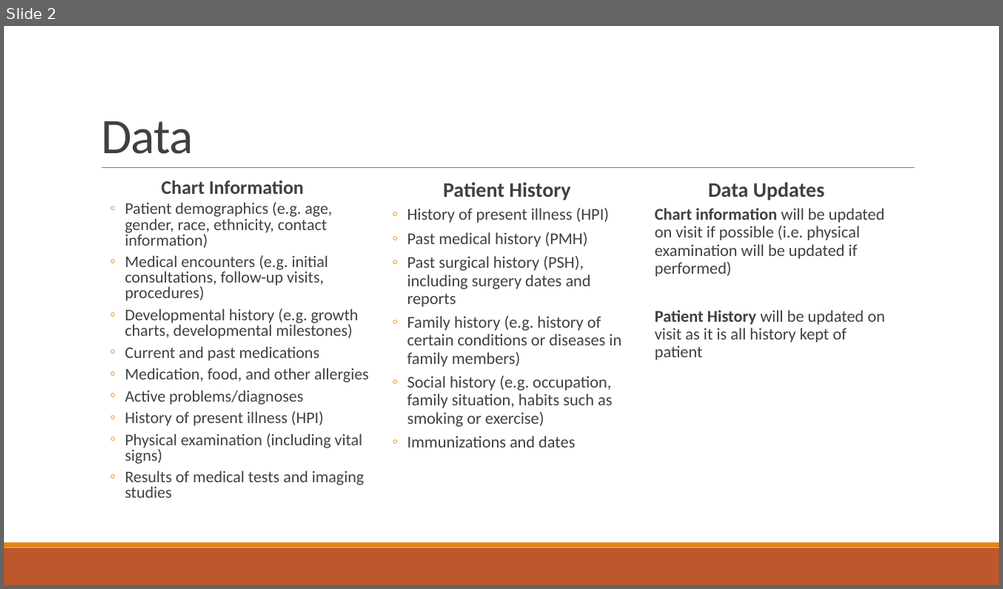
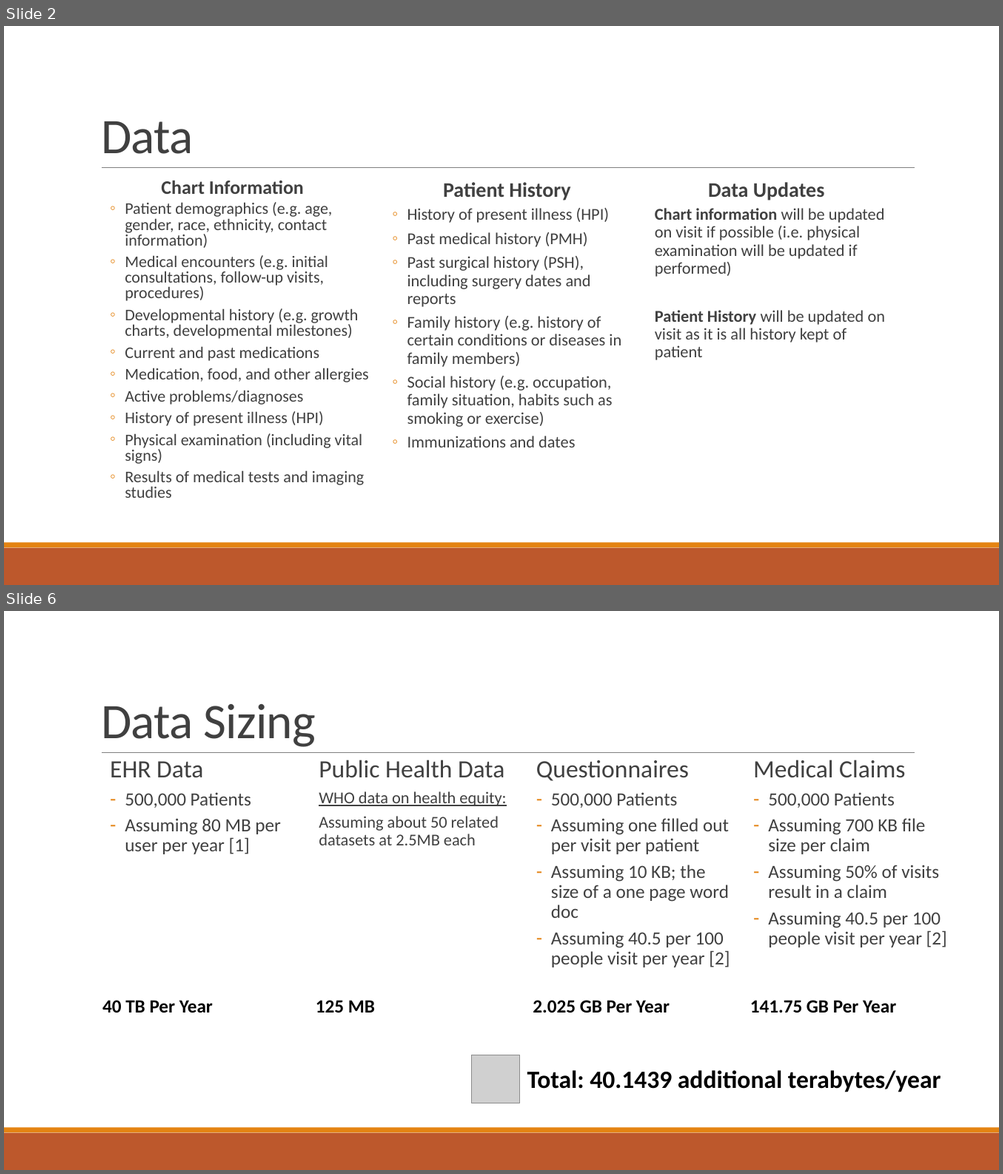
Before and after one commit to samswain2/MSiA-SQ, a slide deck: MSiA 423/hw01/hw01_deck.pptx. Shown one above the other, each under a label of ours: slide 2 before the commit, slides 2 and 6 after it; the slides between them are not shown. The pictures are 1003x589 and 1003x1174 pixels, drawn with LibreOffice and Linux fonts; fonts in the diff are those of the drawing; grey boxes stand for pictures. Boxes give left, top, right and bottom in pixels: in the first picture for what was removed or moved away, otherwise in the second. Text is boxed around its words. In the diff, an @@ line names an element or a change of style, - is before the commit and + after.

```diff
--- a/MSiA 423/hw01/hw01_deck.pptx
+++ b/MSiA 423/hw01/hw01_deck.pptx
@@ slide 6 added at box(4, 611, 999, 1170), background #FFFFFF; not listed: 3 template elements that a slide beside it also shows @@
@@ title added at box(101, 704, 316, 747), 48 pt, text #404040 @@
+Data Sizing
@@ text added at box(110, 761, 281, 854), 18 pt, text #404040 @@
+  EHR Data
+  – 500,000 Patients
+  – Assuming 80 MB per user per year [1]
@@ text added at box(318, 760, 506, 846), 16 pt, text #404040 @@
+  Public Health Data
+  WHO data on health equity:
+  Assuming about 50 related datasets at 2.5MB each
@@ text added at box(536, 760, 729, 968), 18 pt, text #404040 @@
+  Questionnaires
+  – 500,000 Patients
+  – Assuming one filled out per visit per patient
+  – Assuming 10 KB; the size of a one page word doc
+  – Assuming 40.5 per 100 people visit per year [2]
@@ text added at box(753, 760, 947, 948), 18 pt, text #404040 @@
+  Medical Claims
+  – 500,000 Patients
+  – Assuming 700 KB file size per claim
+  – Assuming 50% of visits result in a claim
+  – Assuming 40.5 per 100 people visit per year [2]
@@ text added at box(102, 1000, 213, 1014), 18 pt, text #000000, bold @@
+40 TB Per Year
@@ text added at box(316, 1000, 375, 1013), 18 pt, text #000000, bold @@
+125 MB
@@ text added at box(532, 1000, 669, 1014), 18 pt, text #000000, bold @@
+2.025 GB Per Year
@@ text added at box(750, 1000, 896, 1014), 18 pt, text #000000, bold @@
+141.75 GB Per Year
@@ picture added at box(472, 1056, 520, 1103) @@
@@ text added at box(527, 1071, 941, 1093), 24 pt, text #000000, bold @@
+Total: 40.1439 additional terabytes/year
```
Also in this commit, not shown: 3 slides changed, 4 other slides added, 3 other files.
